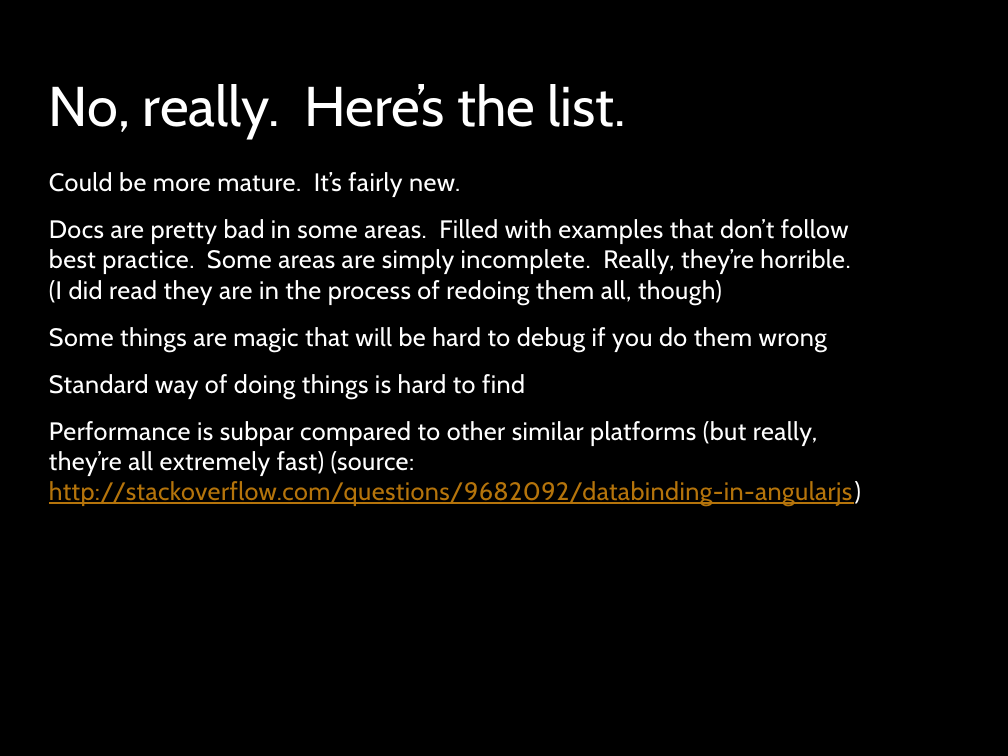
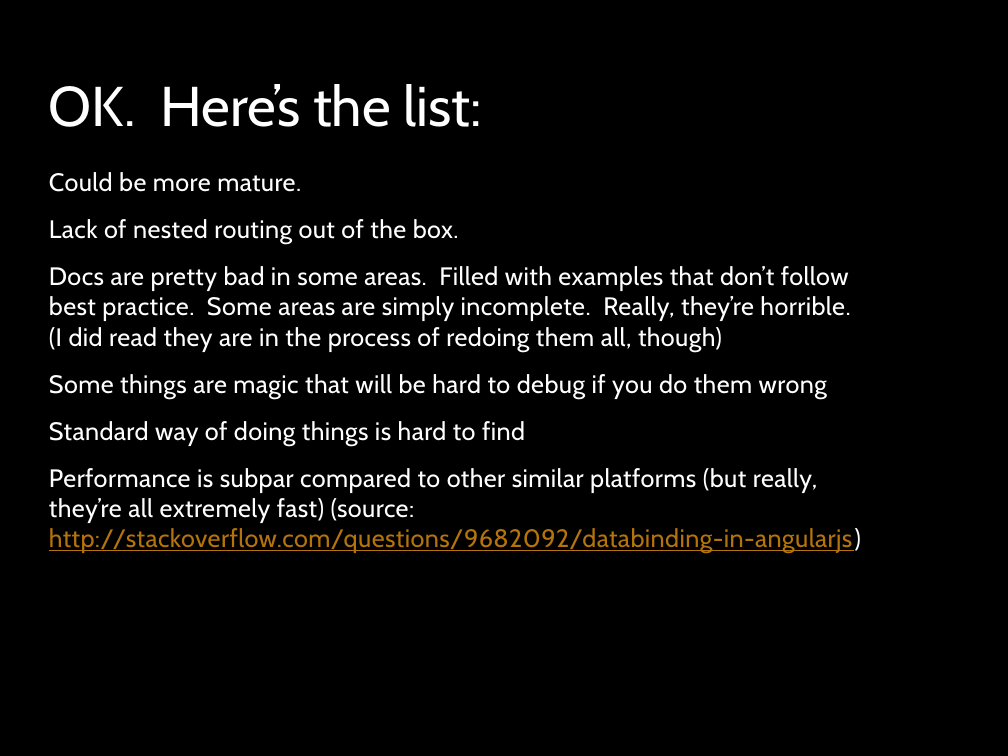
Before and after one commit to kevinkemp/Presentations, a slide deck: slide 9 of angularjs/AngularJS.pptx. Drawn at 1008x756 pixels with LibreOffice and Linux fonts; fonts in the diff are those of the drawing; background and template pictures are left out. Boxes give left, top, right and bottom in pixels: in the first picture for what was removed or moved away, otherwise in the second. Text is boxed around its words. In the diff, an @@ line names an element or a change of style, - is before the commit and + after.

```diff
--- a/angularjs/AngularJS.pptx
+++ b/angularjs/AngularJS.pptx
@@ title at <box>49,84,482,127</box>: text changed @@
-No, really. Here’s the list.
+OK. Here’s the list:
@@ text at <box>49,172,459,244</box>: text changed @@
-Could be more mature. It’s fairly new.
+Could be more mature.
+Lack of nested routing out of the box.
```
Also in this commit, not shown: 6 other slides changed.
